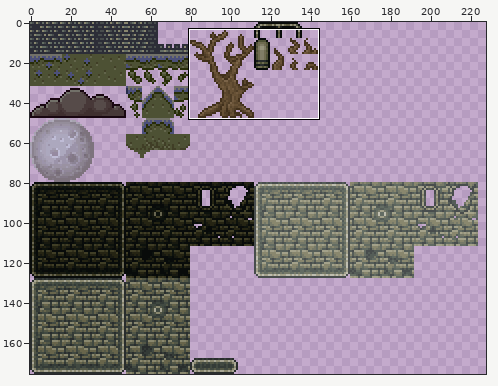
A sprite sheet gets an edit: media/scene.png. Above: a wide view before the commit, with the close-up outlined.
Close-up. As it was:
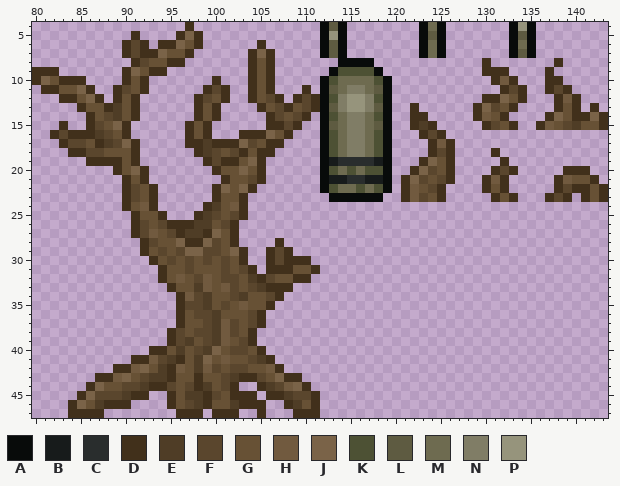
The file is 240x176 pixels. Colours within 5 levels of each other are drawn and written as one. Shown: x 80..143, y 4..47. The wide view leaves out empty margins.
Palette (. is transparent): A #080b0a  B #171b1b  C #292d2d  D #41301b  E #4f3d26  F #5a462d  G #675135  H #715a3f  J #7a6348  K #4d5134  L #5e5b41  M #6e6b50  N #807d66  P #96947c
After:
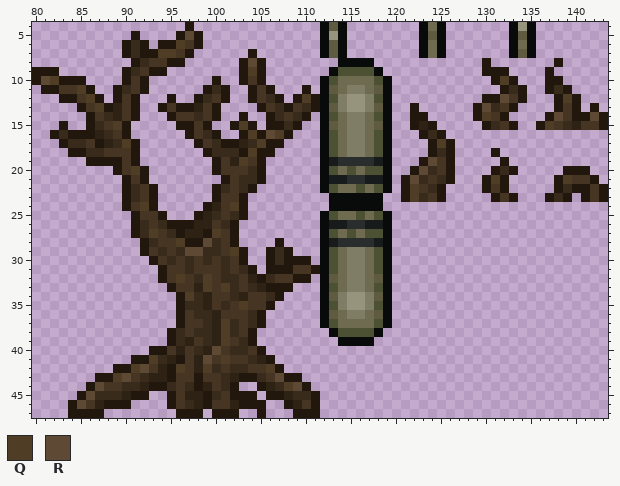
Colours new in this view: Q #4f3d26  R #5e4935
The edit:
colour D: #41301b -> #21170d
colour E: #4f3d26 -> #2e2215
colour F: #5a462d -> #392b1c
colour G: #675135 -> #473524
y 5: x 97 J -> R
y 6: x 96 J -> Q; x 105 D -> .
y 7: x 94..95 JG -> QQ; x 105..106 JD -> ..
y 8: x 103..106 .DGD -> DRD.
y 9: x 91 J -> F; x 103..106 .DGD -> DQD.
y 10: x 81..82 JG -> RQ; x 103..106 .DGD -> DGD.; x 132 H -> Q
y 11: x 85 J -> Q
y 12: x 86 J -> Q; x 95 . -> D; x 110 F -> Q; x 132 J -> R; x 139 H -> Q
y 13: x 87 G -> Q; x 94..98 ....D -> DGDDE; x 130 J -> R
y 14: x 95..98 ...D -> DGGF; x 103 . -> D; x 130 H -> Q; x 138 J -> R; x 142 J -> R
y 15: x 89 J -> Q; x 96 . -> D; x 102..104 ... -> DQD; x 137 H -> Q
y 16: x 99..100 D. -> FD; x 104 D -> Q; x 106..107 JG -> RQ
y 17: x 90 J -> Q; x 97 D -> .; x 99..100 ED -> GF; x 103 J -> E; x 105 G -> Q; x 125 H -> Q
y 18: x 98..99 DE -> .D; x 101 G -> F; x 104 G -> Q
y 19: x 99..104 DFDDGJ -> .DGEQG; x 124 J -> R
y 20: x 91 J -> Q; x 103..104 JG -> GF; x 123 J -> R
y 21: x 103 G -> F; x 122 J -> R; x 131 H -> Q; x 139 H -> Q
y 22: x 101 J -> F; x 103 J -> F; x 122 H -> Q
y 23: x 122 H -> Q
y 24: x 92 H -> Q; x 102 H -> Q; x 113..118 ...... -> AAAAAA
y 25: x 112..119 ........ -> AKMMKMKA
y 26: x 112..119 ........ -> ABBCCBBA
y 27: x 93 H -> Q; x 100 J -> Q; x 112..119 ........ -> AKMKMKKA
y 28: x 96 J -> Q; x 99 J -> R; x 112..119 ........ -> ABCCCCBA
y 29: x 97..98 JJ -> RR; x 102 J -> Q; x 112..119 ........ -> AKMNNMKA
y 30..31: x 112..119 ........ -> AKMNNMKA
y 32: x 96 H -> Q; x 99 H -> Q; x 112..119 ........ -> ALMNNMLA
y 33: x 99 H -> Q; x 101 H -> Q; x 112..119 ........ -> AKMNNMKA
y 34: x 97 H -> Q; x 112..119 ........ -> ALNPPNLA
y 35: x 103 H -> Q; x 112..119 ........ -> AKNPPNKA
y 36: x 112..119 ........ -> ALMNNMLA
y 37: x 101 H -> Q; x 112..119 ........ -> AKMMMMKA
y 38: x 101 H -> Q; x 113..118 ...... -> AKKKKA
y 39: x 101 H -> Q; x 114..117 .... -> AAAA
y 40: x 100 J -> R
y 41: x 93 H -> Q; x 99 J -> R; x 101 H -> Q
y 42: x 91..92 HJ -> QR; x 96 H -> Q; x 99 H -> Q; x 106 H -> Q
y 43: x 89..90 HJ -> QR; x 107 J -> R
y 44: x 87 J -> R; x 108..109 HJ -> QR
y 45: x 86 J -> R
y 46: x 85 J -> R
Changed places in both close-ups, as pixel boxes (x1, y1, x2, y2):
changed: (32, 22, 608, 418)
